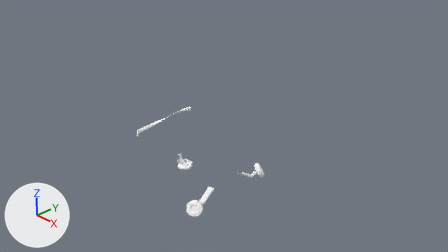
A saved change to the Blender file Models/c172p-detailed-damage.blend.
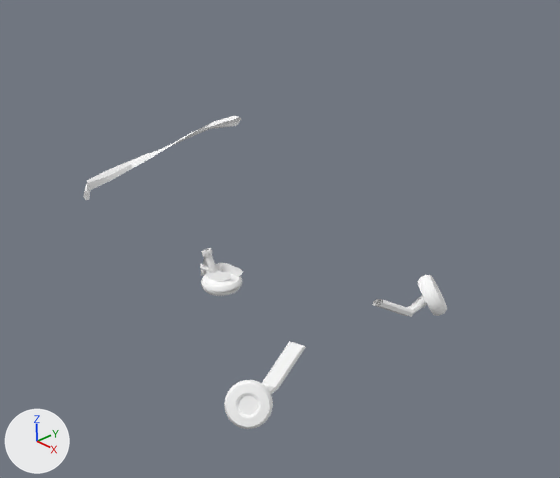
Old and new are each drawn from the file's camera 'Camera' and again close up on the part from 24% to 68% of the width and 26% to 93% of the height. Every picture has the same lights, and +X, +Y and +Z are marked at lower left.

Objects in the first close-up: 'LeftWheel.001', 'LeftWheelStrut.001', 'NoseWheel.001', 'NoseWheelStrut.001', 'NoseWheelStrut.002', 'Propeller.001', 'RightWheel.001', 'RightWheelStrut.001'.
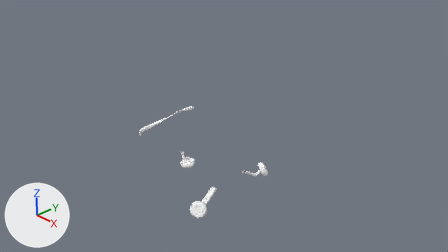
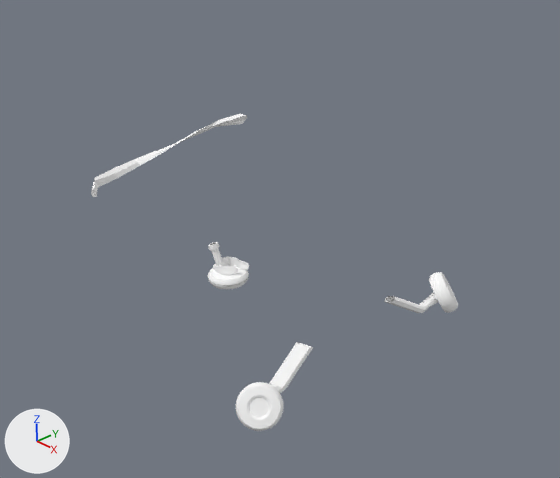
The change, as a diff of the scene's bpy script:
```diff
--- a/Models/c172p-detailed-damage.blend.py
+++ b/Models/c172p-detailed-damage.blend.py
@@ ob_nosewheel_001 @@
 ob_nosewheel_001 = bpy.data.objects.new('NoseWheel.001', me_nosewheel_001)
-ob_nosewheel_001.location = (-0.102, 1.364, -0.958)
+ob_nosewheel_001.location = (-0.143, 1.473, -0.958)
 ob_nosewheel_001.rotation_euler = (-1.593, -0.00821, 0.285)  # degrees (-91, -0.5, 16)
@@ ob_rightwheelstrut_001 @@
 ob_rightwheelstrut_001 = bpy.data.objects.new('RightWheelStrut.001', me_rightwheelstrut_001)
-ob_rightwheelstrut_001.location = (-0.27, -0.058, -0.269)
+ob_rightwheelstrut_001.location = (-0.269, 0.079, -0.299)
 ob_rightwheelstrut_001.rotation_euler = (0.0441, -0.401, -0.138)  # degrees (2.5, -23, -7.9)
@@ ob_nosewheelstrut_001 @@
-ob_nosewheelstrut_001 = bpy.data.objects.new('NoseWheelStrut.001', me_nosewheelstrut_001)
-ob_nosewheelstrut_001.location = (0.023, -0.138, 0.028)
-ob_nosewheelstrut_001.show_transparent = True
@@ ob_propeller_001 @@
 ob_propeller_001 = bpy.data.objects.new('Propeller.001', me_propeller_001)
-ob_propeller_001.location = (0.023, -0.071, 0.017)
+ob_propeller_001.location = (-0.009, 0.026, -0.003)
 ob_propeller_001.show_transparent = True
@@ ob_nosewheelstrut_002 @@
 ob_nosewheelstrut_002 = bpy.data.objects.new('NoseWheelStrut.002', me_nosewheelstrut_002)
-ob_nosewheelstrut_002.location = (-0.73, -0.053, 0.418)
+ob_nosewheelstrut_002.location = (-0.771, 0.057, 0.418)
 ob_nosewheelstrut_002.rotation_euler = (0.0155, -0.648, 0.115)  # degrees (0.9, -37, 6.6)
@@ ob_rightwheel_001 @@
 ob_rightwheel_001 = bpy.data.objects.new('RightWheel.001', me_rightwheel_001)
-ob_rightwheel_001.location = (-0.424, -0.155, -0.213)
+ob_rightwheel_001.location = (-0.422, -0.018, -0.243)
 ob_rightwheel_001.rotation_euler = (0.474, 0.197, -0.555)  # degrees (27, 11, -32)
@@ ob_leftwheelstrut_001 @@
 ob_leftwheelstrut_001 = bpy.data.objects.new('LeftWheelStrut.001', me_leftwheelstrut_001)
-ob_leftwheelstrut_001.location = (0.036, -0.496, 0.227)
+ob_leftwheelstrut_001.location = (0.001, -0.392, 0.155)
 ob_leftwheelstrut_001.rotation_euler = (0.0525, 0.204, 0.528)  # degrees (3, 12, 30)
@@ ob_leftwheel_001 @@
 ob_leftwheel_001 = bpy.data.objects.new('LeftWheel.001', me_leftwheel_001)
-ob_leftwheel_001.location = (-0.107, 0.095, -0.281)
+ob_leftwheel_001.location = (-0.107, 0.199, -0.353)
 ob_leftwheel_001.rotation_euler = (-0.619, 0.569, 0.451)  # degrees (-35, 33, 26)
```

Changed parts and their boxes [x1, y1, x2, y2] in the close-ups (560 x 478 px):
'LeftWheel.001', moved: before [224, 380, 273, 429]; after [236, 382, 284, 431]
'Propeller.001', moved: before [84, 116, 241, 200]; after [91, 113, 247, 197]
'LeftWheelStrut.001', moved: before [262, 341, 306, 394]; after [269, 342, 313, 393]
'RightWheel.001', moved: before [418, 275, 447, 316]; after [429, 272, 458, 313]
'NoseWheelStrut.002', moved: before [201, 248, 243, 282]; after [208, 242, 249, 276]
'NoseWheel.001', moved: before [201, 273, 242, 296]; after [208, 267, 249, 289]
'RightWheelStrut.001', moved: before [373, 295, 427, 317]; after [385, 292, 438, 313]
'NoseWheelStrut.001', deleted: before [200, 252, 221, 276]
